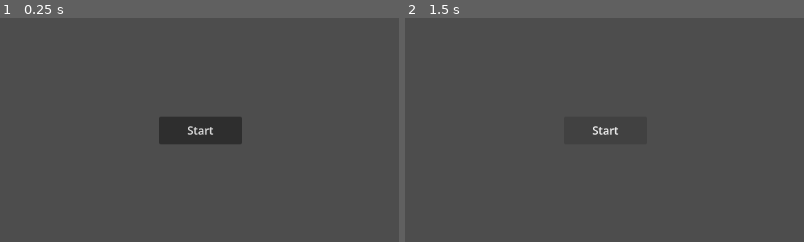
Above: before the commit, frames 1-2 (left to right).
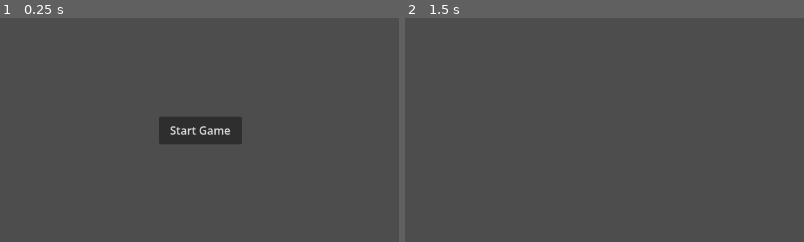
Above: after the commit, the same moments.

Repository: mneck/landgrab
Game: Godot game, scene res://scenes/StartScreen.tscn
Same seed, same stepped clock (60 frames per second), same inputs: the game is played once before the commit and once after it. Before the commit the project starts from res://scenes/main_menu.tscn.
Inputs (mouse positions are % of the whole screen's width and height, from its top left):
- Up to frame 1 (0.25 s): no input
- Up to frame 2 (1.5 s): click (50, 50) at 0.5 s, where only the run before the commit has a clickable "Start"; click (50, 50) at 1.25 s, where only the run before the commit has a clickable "Start"
The pictures show only the part of the screen within x 25-75%, y 25-75%; the shares and areas given below are measured in that part.

The runs differ from the first frame. In frame 1, 0.4% of the frame differs, in the area x 42-58%, y 48-53%; in frame 2, 0.1%.

Commit message:
Add assets and set up godot

Diff:
--- a/landgrab/project.godot
+++ b/landgrab/project.godot
@@ -13,7 +13,7 @@
 config/name="landgrab"
 config/features=PackedStringArray("4.6", "Forward Plus")
 config/icon="res://icon.svg"
-run/main_scene="res://scenes/main_menu.tscn"
+run/main_scene="res://scenes/StartScreen.tscn"
 
 [physics]
 
--- /dev/null
+++ b/landgrab/scenes/Game.tscn
@@ -0,0 +1,6 @@
+[gd_scene load_steps=2 format=3 uid="uid://c3y9rn8o5iq2w"]
+
+[ext_resource type="Script" path="res://scripts/game.gd" id="1_game"]
+
+[node name="Game" type="Node2D"]
+script = ExtResource("1_game")
--- /dev/null
+++ b/landgrab/scenes/StartScreen.tscn
@@ -0,0 +1,27 @@
+[gd_scene load_steps=2 format=3 uid="uid://b2x8qm7n4hp1v"]
+
+[ext_resource type="Script" path="res://scripts/start_screen.gd" id="1_start"]
+
+[node name="StartScreen" type="Control"]
+layout_mode = 3
+anchors_preset = 15
+anchor_right = 1.0
+anchor_bottom = 1.0
+grow_horizontal = 2
+grow_vertical = 2
+script = ExtResource("1_start")
+
+[node name="Button" type="Button" parent="."]
+layout_mode = 1
+anchors_preset = 8
+anchor_left = 0.5
+anchor_top = 0.5
+anchor_right = 0.5
+anchor_bottom = 0.5
+offset_left = -60.0
+offset_top = -20.0
+offset_right = 60.0
+offset_bottom = 20.0
+grow_horizontal = 2
+grow_vertical = 2
+text = "Start Game"
--- a/landgrab/scenes/main_menu.tscn
+++ /dev/null
@@ -1,27 +0,0 @@
-[gd_scene load_steps=2 format=3 uid="uid://b2x8qm7n4hp1v"]
-
-[ext_resource type="Script" path="res://scripts/main_menu.gd" id="1_main_menu"]
-
-[node name="MainMenu" type="Control"]
-layout_mode = 3
-anchors_preset = 15
-anchor_right = 1.0
-anchor_bottom = 1.0
-grow_horizontal = 2
-grow_vertical = 2
-script = ExtResource("1_main_menu")
-
-[node name="CenterContainer" type="CenterContainer" parent="."]
-layout_mode = 1
-anchors_preset = 15
-anchor_right = 1.0
-anchor_bottom = 1.0
-grow_horizontal = 2
-grow_vertical = 2
-
-[node name="StartButton" type="Button" parent="CenterContainer"]
-layout_mode = 2
-text = "Start"
-custom_minimum_size = Vector2(120, 40)
-
-[connection signal="pressed" from="CenterContainer/StartButton" to="." method="_on_start_button_pressed"]
--- /dev/null
+++ b/landgrab/scripts/game.gd
@@ -0,0 +1,4 @@
+extends Node2D
+
+## Game scene - prototype world for Landgrab.
+## Hex grid, tile placement, turn logic, resources - everything lives here.
--- a/landgrab/scripts/main_menu.gd
+++ /dev/null
@@ -1,9 +0,0 @@
-extends Control
-
-## Main menu scene for Landgrab.
-## Displays a Start button to begin a game.
-
-
-func _on_start_button_pressed() -> void:
-	# TODO: Transition to game scene when it exists
-	print("Game started!")
--- /dev/null
+++ b/landgrab/scripts/start_screen.gd
@@ -0,0 +1,8 @@
+extends Control
+
+func _ready():
+	var button = $Button
+	button.pressed.connect(_on_start_pressed)
+
+func _on_start_pressed():
+	get_tree().change_scene_to_file("res://scenes/Game.tscn")
Not shown, added: assets/archived/industry_disc2.png
Not shown, added: assets/archived/industry_hex.png
Not shown, added: assets/archived/industry_homes_hex.png
Not shown, added: assets/archived/resort_disc.png
Not shown, added: assets/archived/resort_hex.png
Not shown, added: assets/archived/resort_homes_hex.png
Not shown, added: assets/government_tiles/government_disc.png
Not shown, added: assets/indigenous_tiles/indigenous_disc.png
Not shown, added: assets/indigenous_tiles/indigenous_disc2.png
Not shown, added: assets/industry_tiles/industry_disc.png
Not shown, added: assets/industry_tiles/industry_home_disc.png
Not shown, added: assets/resort_tiles/resort_disc.png
(and 1 more such lines)
